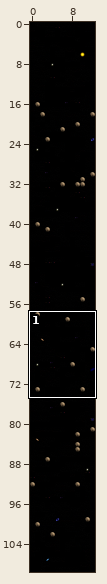
Tiled map: week20/space.tmx. The first picture is a wide view before the edit; the outline marks the close-up.
Close-up. First the earlier version:
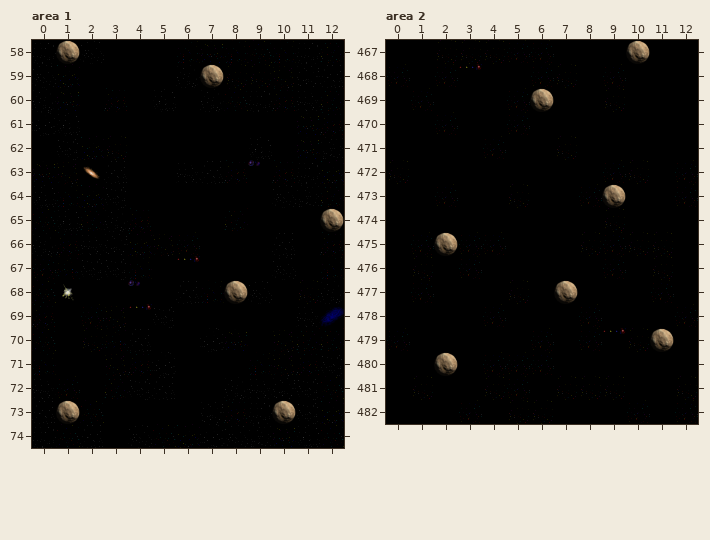
Cells are 64x64 px. Shown: area 1 x 0..12, y 58..74; area 2 x 0..12, y 467..482. The commit also changed other parts of the map, which this record leaves out.
The same view after the edit:
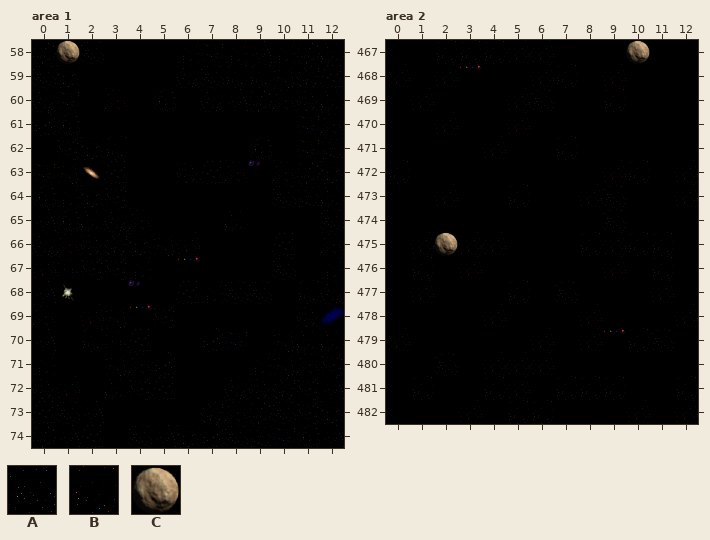
Key: from "space_tilesets": A 7, B 15, C 40.
_ is an empty cell.
Edits made:
Layer "Tile Layer 1", area 1:
y 59: x 7 C -> A
y 65: x 12 C -> A
y 68: x 8 C -> A
y 73: x 1 C -> A; x 10 C -> A
Layer "Tile Layer 1", area 2:
y 469: x 6 C -> A
y 473: x 9 C -> A
y 474: x 9 B -> A
y 477: x 7 C -> A
y 479: x 11 C -> A
y 480: x 2 C -> A
